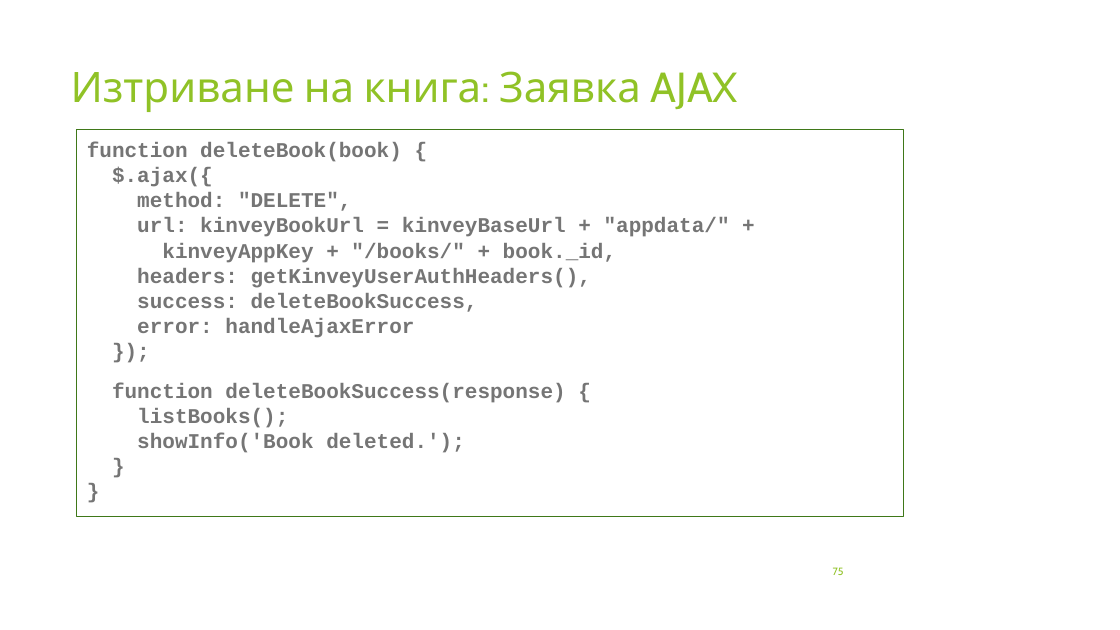
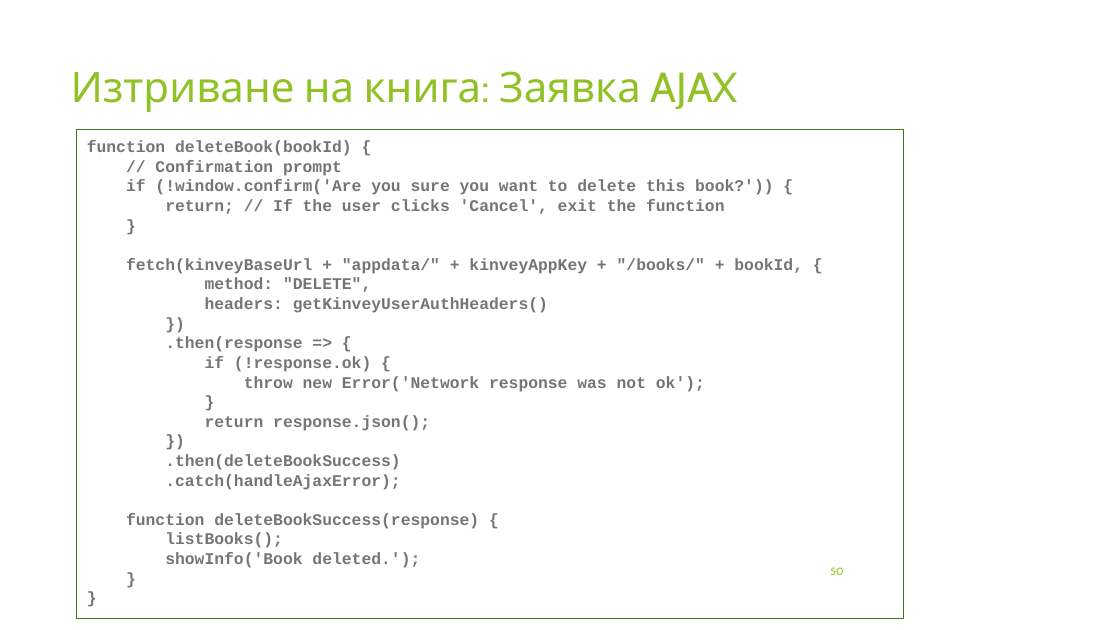
Before and after one commit to profjordanov/hybrid-app-development, a slide deck: slide 50 of 03. Async JS/tasks.pptx (slide 75 before the commit). Drawn at 1120x630 pixels with LibreOffice and Linux fonts; fonts in the diff are those of the drawing. Boxes give left, top, right and bottom in pixels: in the first picture for what was removed or moved away, otherwise in the second. Text is boxed around its words. In the diff, an @@ line names an element or a change of style, - is before the commit and + after.

```diff
--- a/03. Async JS/tasks.pptx
+++ b/03. Async JS/tasks.pptx
@@ rectangle "function deleteBook(bookId) {": place and size @@
-rectangle "function deleteBook(bookId) {" at [76,129,903,516]
+rectangle "function deleteBook(bookId) {" at [76,129,903,618]
@@ text in rectangle at [87,140,803,274]: text changed; size 18 to 14 pt @@
-function deleteBook(book) {
-$.ajax({
+function deleteBook(bookId) {
+// Confirmation prompt
+if (!window.confirm('Are you sure you want to delete this book?')) {
+return; // If the user clicks 'Cancel', exit the function
+}
+fetch(kinveyBaseUrl + "appdata/" + kinveyAppKey + "/books/" + bookId, {
@@ text in rectangle at [126,277,479,568]: size 18 to 14 pt in "method: "DELETE",", "function deleteBookSuccess(response) {", "listBooks();", "showInfo('Book deleted.');" and 2 more places; less space between paragraphs @@
@@ text in rectangle at [165,297,705,490]: text changed; size 18 to 14 pt @@
-url: kinveyBookUrl = kinveyBaseUrl + "appdata/" +
-kinveyAppKey + "/books/" + book._id,
-headers: getKinveyUserAuthHeaders(),
-success: deleteBookSuccess,
-error: handleAjaxError
-});
+headers: getKinveyUserAuthHeaders()
+})
+.then(response => {
+if (!response.ok) {
+throw new Error('Network response was not ok');
+}
+return response.json();
+})
+.then(deleteBookSuccess)
+.catch(handleAjaxError);
@@ page number at [830,567,843,575]: text changed @@
-75
+50
```
Also in this commit, not shown: 10 other slides changed, 7 slides added, 20 slides removed, 10 other files.
